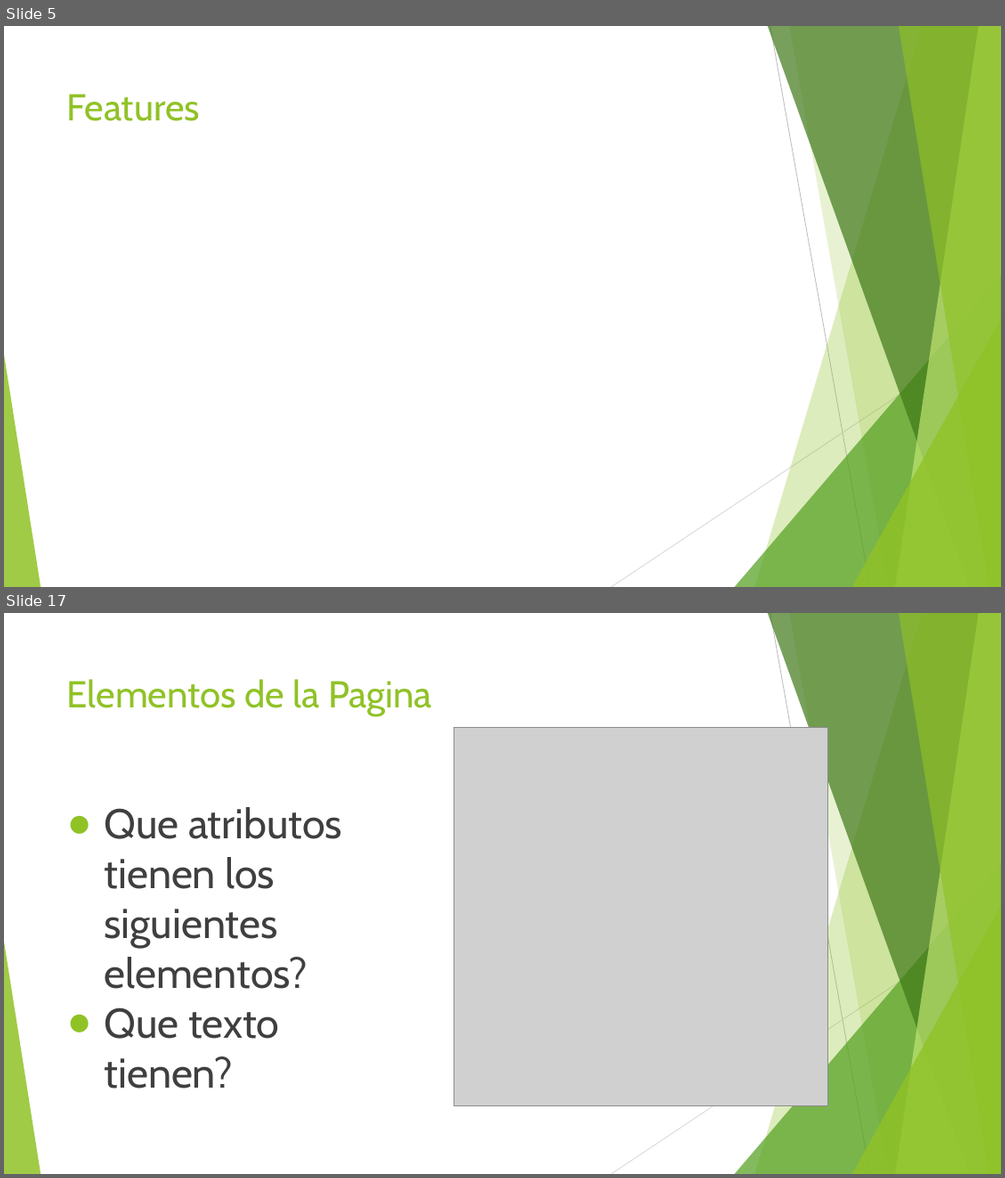
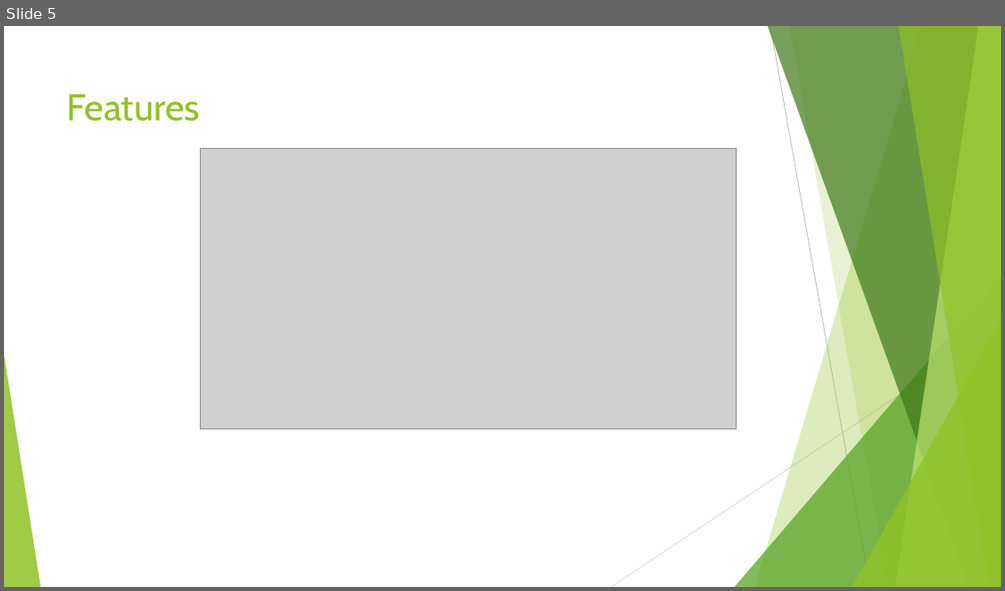
Before and after one commit to jomarnavarro/pepinazo, a slide deck: slides/Selenium Cucumber.pptx. Shown one above the other, each under a label of ours: slides 5 and 17 before the commit, slide 5 after it; the slides between them are not shown. The pictures are 1005x1178 and 1005x591 pixels, drawn with LibreOffice and Linux fonts; fonts in the diff are those of the drawing; grey boxes stand for pictures. Boxes give left, top, right and bottom in pixels: in the first picture for what was removed or moved away, otherwise in the second. Text is boxed around its words. In the diff, an @@ line names an element or a change of style, - is before the commit and + after.

```diff
--- a/slides/Selenium Cucumber.pptx
+++ b/slides/Selenium Cucumber.pptx
@@ slide 17 removed at box(4, 613, 1001, 1174), background #FFFFFF; not listed: 10 template elements that a slide beside it also shows @@
@@ title removed at box(67, 679, 432, 716) @@
-Elementos de la Pagina
@@ picture removed at box(454, 728, 828, 1106) @@
@@ text removed at box(105, 807, 342, 1088) @@
-● Que atributos tienen los siguientes elementos?
-● Que texto tienen?
@@ slide 5 changed as well @@
@@ picture added at box(200, 148, 736, 429) @@
```
Also in this commit, not shown: 1 other slide changed, 4 slides added, 22 other slides removed.
